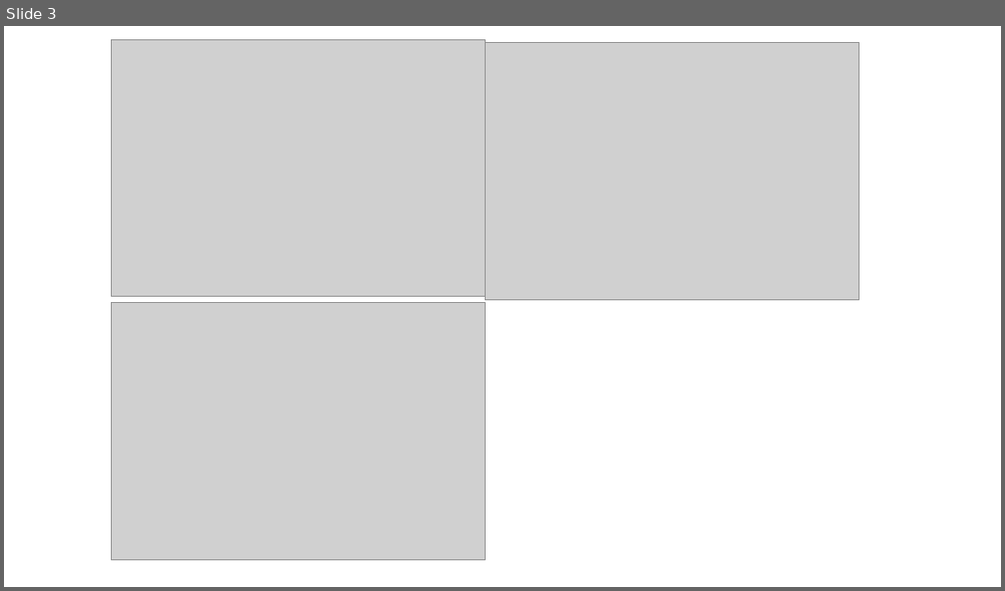
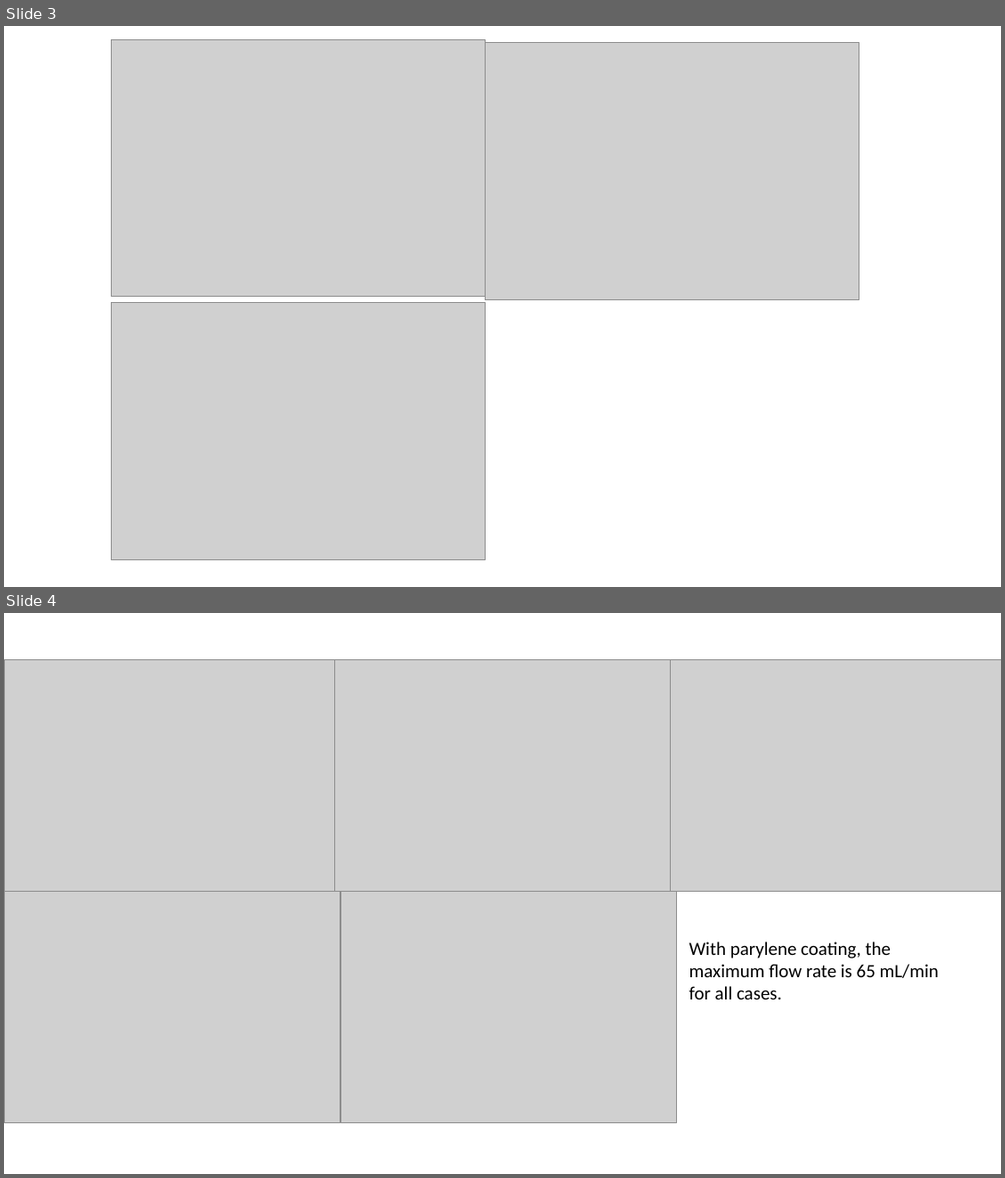
Before and after one commit to mayziyuhuang/Amgen_plunger, a slide deck: 20170217data_slides.pptx. Shown one above the other, each under a label of ours: slide 3 before the commit, slides 3 and 4 after it. The pictures are 1005x591 and 1005x1178 pixels, drawn with LibreOffice and Linux fonts; fonts in the diff are those of the drawing; grey boxes stand for pictures. Boxes give left, top, right and bottom in pixels: in the first picture for what was removed or moved away, otherwise in the second. Text is boxed around its words. In the diff, an @@ line names an element or a change of style, - is before the commit and + after.

```diff
--- a/20170217data_slides.pptx
+++ b/20170217data_slides.pptx
@@ slide 4 added at [4, 613, 1001, 1174], background #FFFFFF @@
@@ picture added at [4, 660, 340, 892] @@
@@ picture added at [334, 660, 671, 892] @@
@@ picture added at [664, 660, 1001, 892] @@
@@ picture added at [4, 892, 340, 1122] @@
@@ picture added at [340, 892, 677, 1122] @@
@@ text added at [689, 941, 938, 999], 18 pt, text #000000 @@
+With parylene coating, the maximum flow rate is 65 mL/min for all cases.
```
Also in this commit, not shown: 1 other slide added, 1 slide removed.
